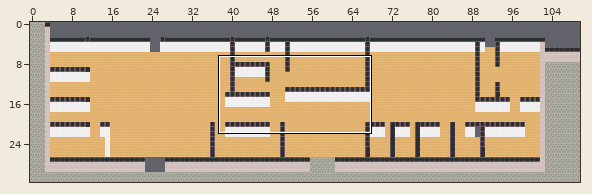
A Tiled map (JSON) gets an edit: map.tmj. Above: a wide view before the commit, with the close-up outlined.
Close-up. As it was:
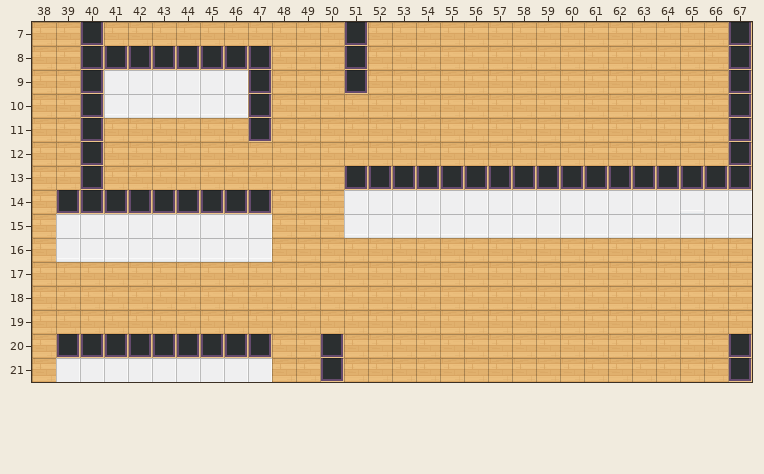
Cells are 32x32 px. Shown: x 38..67, y 7..21. The commit also changed other parts of the map, which this record leaves out.
After:
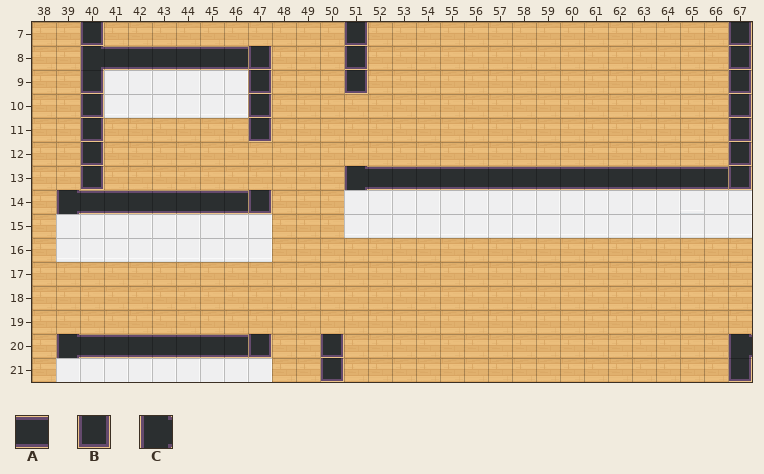
Key: from "Chunk 1": A 4, B 8, C 19.
_ is an empty cell.
What changed:
Layer "walls/walls1":
Tile B becomes tile A in row 8 at x 41 to 46; in row 13 at x 52 to 66; in row 14 at x 40 to 46; in row 20 at x 40 to 46.
Tile B becomes tile C in row 8 at x 40; in row 13 at x 51; in row 14 at x 39; in row 20 at x 39 and 67.
Changed places in both close-ups, as pixel boxes (x1, y1, x2, y2):
changed: (81, 46, 248, 70)
changed: (345, 166, 728, 190)
changed: (57, 190, 248, 214)
changed: (57, 334, 248, 358)
changed: (729, 335, 752, 358)
